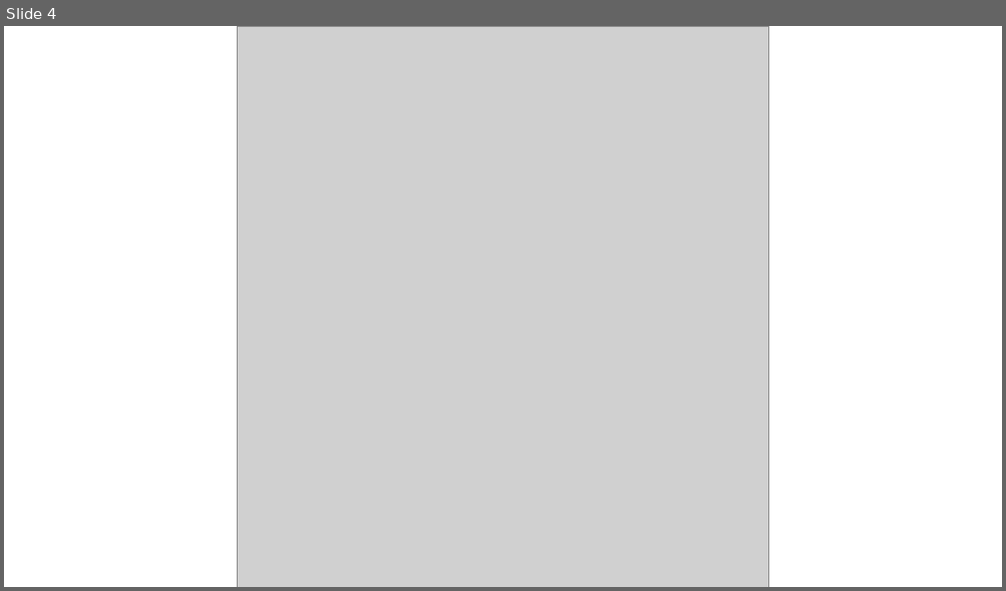
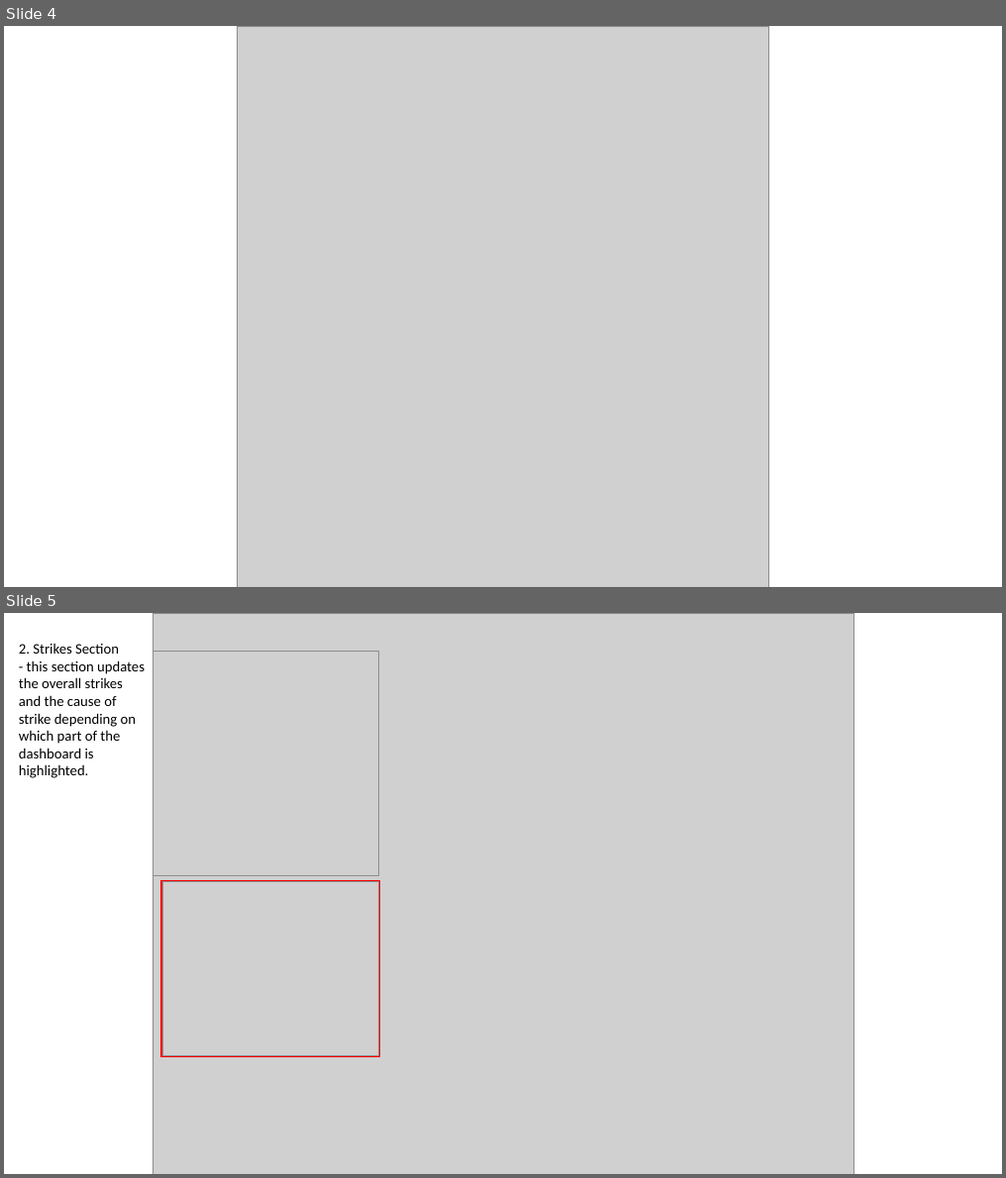
Before and after one commit to nicosanpedro/LHL-DS-Project3-Tableau, a slide deck: presentation.pptx. Shown one above the other, each under a label of ours: slide 4 before the commit, slides 4 and 5 after it. The pictures are 1006x591 and 1006x1178 pixels, drawn with LibreOffice and Linux fonts; fonts in the diff are those of the drawing; grey boxes stand for pictures. Boxes give left, top, right and bottom in pixels: in the first picture for what was removed or moved away, otherwise in the second. Text is boxed around its words. In the diff, an @@ line names an element or a change of style, - is before the commit and + after.

```diff
--- a/presentation.pptx
+++ b/presentation.pptx
@@ slide 5 added at [4, 613, 1002, 1174], background #FFFFFF @@
@@ picture added at [152, 613, 853, 1174] @@
@@ text added at [19, 644, 145, 778], 14 pt, text #000000 @@
+2. Strikes Section
+- this section updates the overall strikes and the cause of strike depending on which part of the dashboard is highlighted.
@@ picture added at [152, 652, 378, 875] @@
@@ rectangle added at [162, 881, 378, 1056], outline #FF0000 3 pt @@
@@ picture added at [162, 881, 378, 1056] @@
```
Also in this commit, not shown: 9 other slides added, 6 slides removed, 2 other files.
